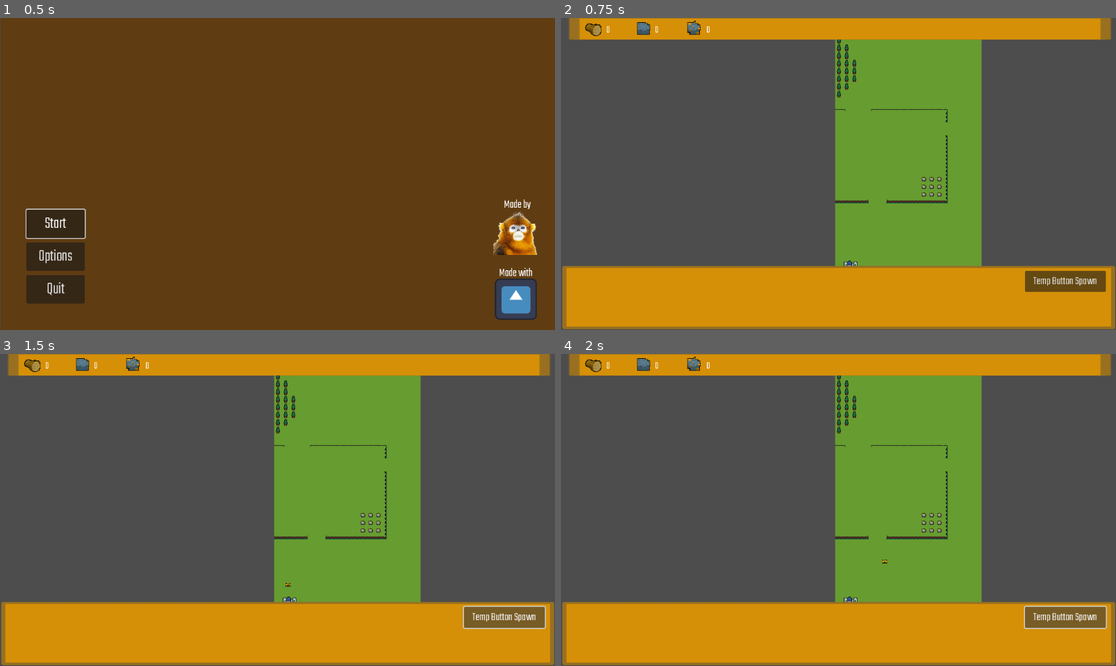
Above: before the commit, frames 1-4 (two rows, left to right).
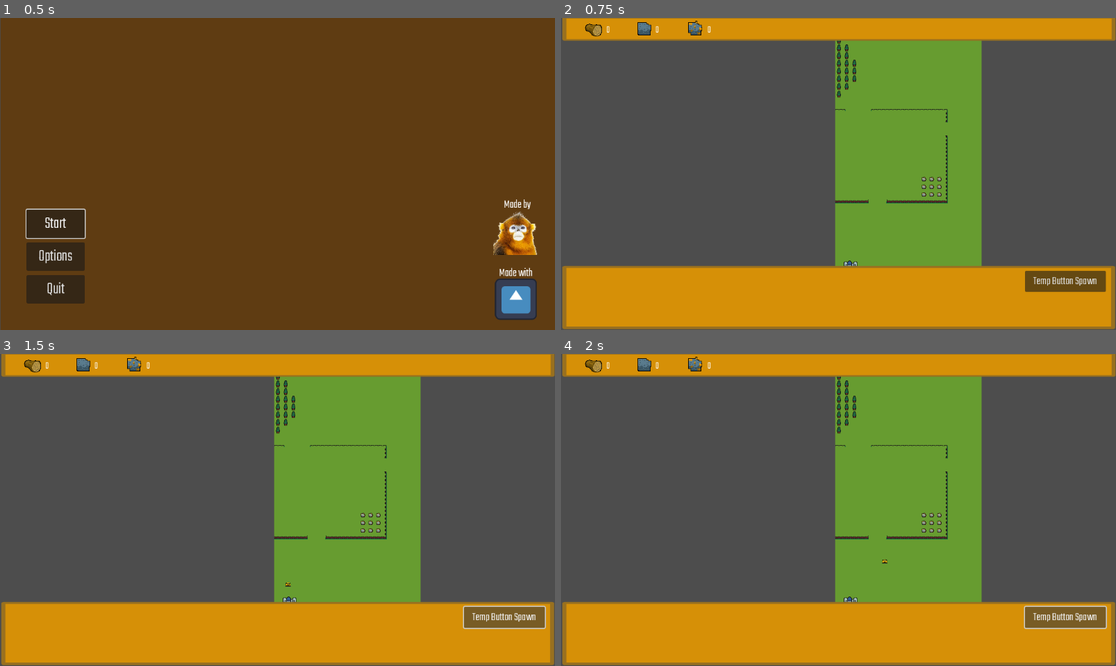
Above: after the commit, the same moments.

Repository: AndreastiUia/BachelorProject
Game: Godot game, scene res://Scenes/menu.tscn
Two runs of this game, one before a commit and one after it. Both use one fixed random seed, a clock stepped at 60 frames per second and the inputs below. The engine's default icon, where the game draws it, is replaced by a stand-in: a white triangle on a blue panel in a dark square.
Inputs:
- Up to frame 1 (0.5 s): no input
- Up to frame 2 (0.75 s): click "Start" at 0.5 s
- Up to frame 3 (1.5 s): click "Temp Button Spawn" at 1.25 s
- Up to frame 4 (2 s): no input

Frame 1 is identical in both runs. In frame 2, 1.0% of the frame differs, in the area x 0-100%, y 0-8%; in frame 3, 1.0%; in frame 4, 1.0%.

Commit message:
Fixed Scaling issue

Diff:
--- a/Scenes/World.tscn
+++ b/Scenes/World.tscn
@@ -6,7 +6,6 @@
 [ext_resource type="Script" path="res://Scripts/Camera2D.gd" id="4_jur47"]
 [ext_resource type="Texture2D" uid="uid://elpw3ix44wg0" path="res://External Resources/Pictures/GUI_Texture_Bottom.png" id="5_00b4k"]
 [ext_resource type="FontFile" uid="uid://ct4ox56t42ck3" path="res://External Resources/Fonts/Teko/Teko-VariableFont_wght.ttf" id="5_mai7t"]
-[ext_resource type="Texture2D" uid="uid://c0vox0k6hkcjt" path="res://External Resources/Pictures/GUI_Texture_SideBar.png" id="7_bdgie"]
 [ext_resource type="Texture2D" uid="uid://bn652nl1w7rue" path="res://Sprites/Icons/Resources/Gold_Icon.png" id="8_12uut"]
 [ext_resource type="Texture2D" uid="uid://5tfakxg43a0y" path="res://Sprites/Icons/Resources/Stone_Icon.png" id="9_0m3tn"]
 [ext_resource type="Texture2D" uid="uid://d3wonm53p64sy" path="res://Sprites/Icons/Resources/Wood_Icon.png" id="10_xy4hm"]
@@ -150,12 +149,13 @@
 
 [node name="Temp_Button" type="Button" parent="Camera2D/GUI/BottomGUI"]
 layout_mode = 1
-anchors_preset = 15
-anchor_right = 1.0
+anchors_preset = -1
+anchor_left = 0.836
+anchor_right = 0.982
 anchor_bottom = 1.0
-offset_left = 963.0
+offset_left = -0.0720215
 offset_top = 18.0
-offset_right = -21.0
+offset_right = -0.264038
 offset_bottom = -83.0
 grow_horizontal = 2
 grow_vertical = 2
@@ -166,33 +166,14 @@
 [node name="SideGUI" type="NinePatchRect" parent="Camera2D/GUI"]
 anchors_preset = -1
 anchor_right = 1.001
-anchor_bottom = 0.083
 offset_top = -4.0
 offset_right = -0.1521
-offset_bottom = -4.784
-texture = ExtResource("7_bdgie")
+offset_bottom = 49.0
+texture = ExtResource("5_00b4k")
 patch_margin_left = 4
 patch_margin_top = 4
 patch_margin_right = 4
 patch_margin_bottom = 4
-
-[node name="Wood_Icon" type="Sprite2D" parent="Camera2D/GUI/SideGUI"]
-visible = false
-position = Vector2(54, 156)
-scale = Vector2(0.0523437, 0.0492188)
-texture = ExtResource("10_xy4hm")
-
-[node name="Stone_Icon" type="Sprite2D" parent="Camera2D/GUI/SideGUI"]
-visible = false
-position = Vector2(138, 148)
-scale = Vector2(0.0523437, 0.0492188)
-texture = ExtResource("9_0m3tn")
-
-[node name="Gold_Icon" type="Sprite2D" parent="Camera2D/GUI/SideGUI"]
-visible = false
-position = Vector2(190, 138)
-scale = Vector2(0.0523437, 0.0492188)
-texture = ExtResource("8_12uut")
 
 [node name="HBoxContainer" type="HBoxContainer" parent="Camera2D/GUI/SideGUI"]
 layout_mode = 1
Not shown: 1 places in Scenes/World.tscn that only renumber resources
